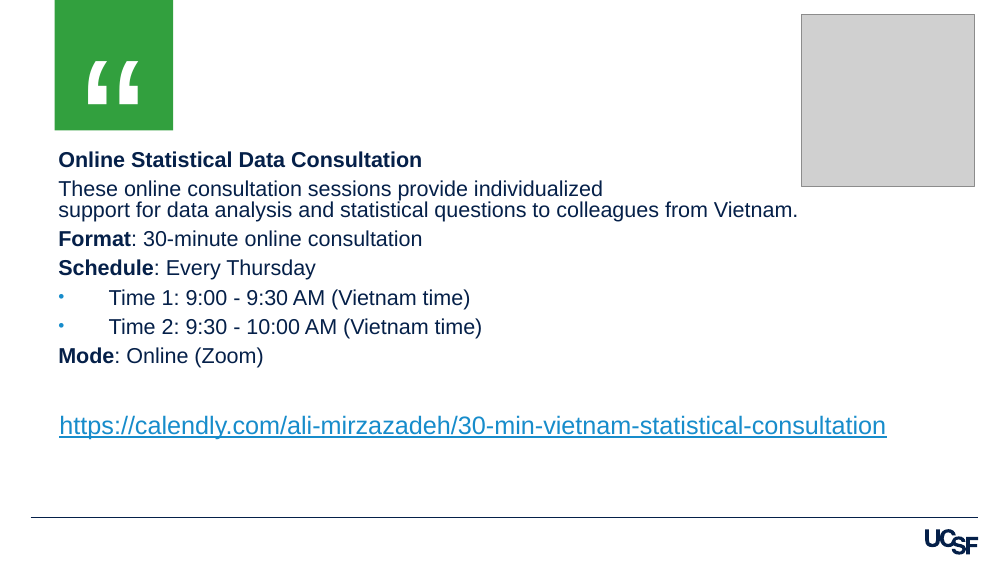
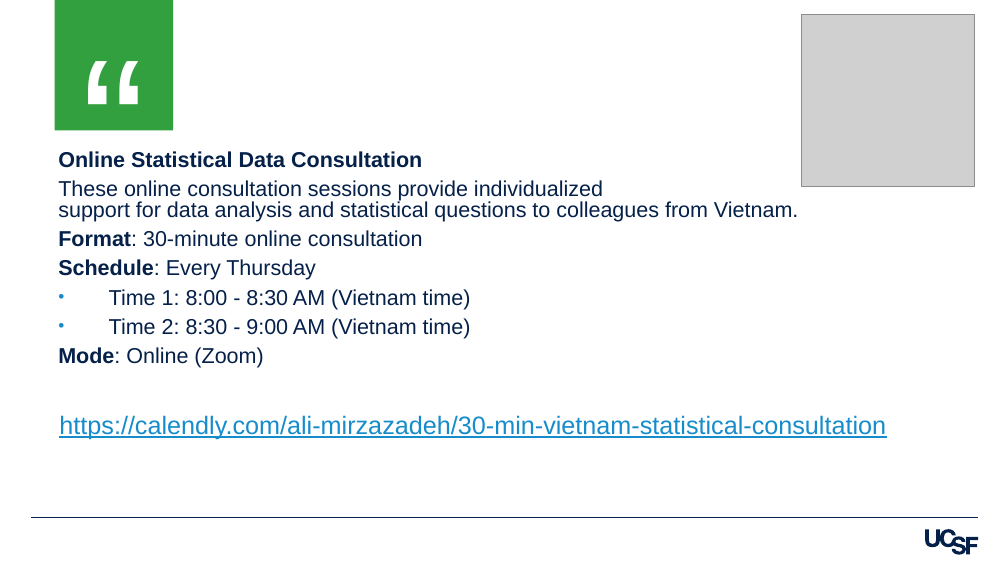
Before and after one commit to amirzazadeh/DataVisualization, a slide deck: slide 39 of Slides_Eng_Data_Visualization_in_R_Ali_Mirzazadeh.pptx. Drawn at 1008x567 pixels with LibreOffice and Linux fonts; fonts in the diff are those of the drawing; grey boxes stand for pictures. Boxes give left, top, right and bottom in pixels: in the first picture for what was removed or moved away, otherwise in the second. Text is boxed around its words. In the diff, an @@ line names an element or a change of style, - is before the commit and + after.

Commit message:
changed minor some slides

```diff
--- a/Slides_Eng_Data_Visualization_in_R_Ali_Mirzazadeh.pptx
+++ b/Slides_Eng_Data_Visualization_in_R_Ali_Mirzazadeh.pptx
@@ text at bbox=[109, 289, 471, 339]: text changed @@
-• Time 1: 9:00 - 9:30 AM (Vietnam time)
-• Time 2: 9:30 - 10:00 AM (Vietnam time)
+• Time 1: 8:00 - 8:30 AM (Vietnam time)
+• Time 2: 8:30 - 9:00 AM (Vietnam time)
```
Also in this commit, not shown: 3 other slides changed.
